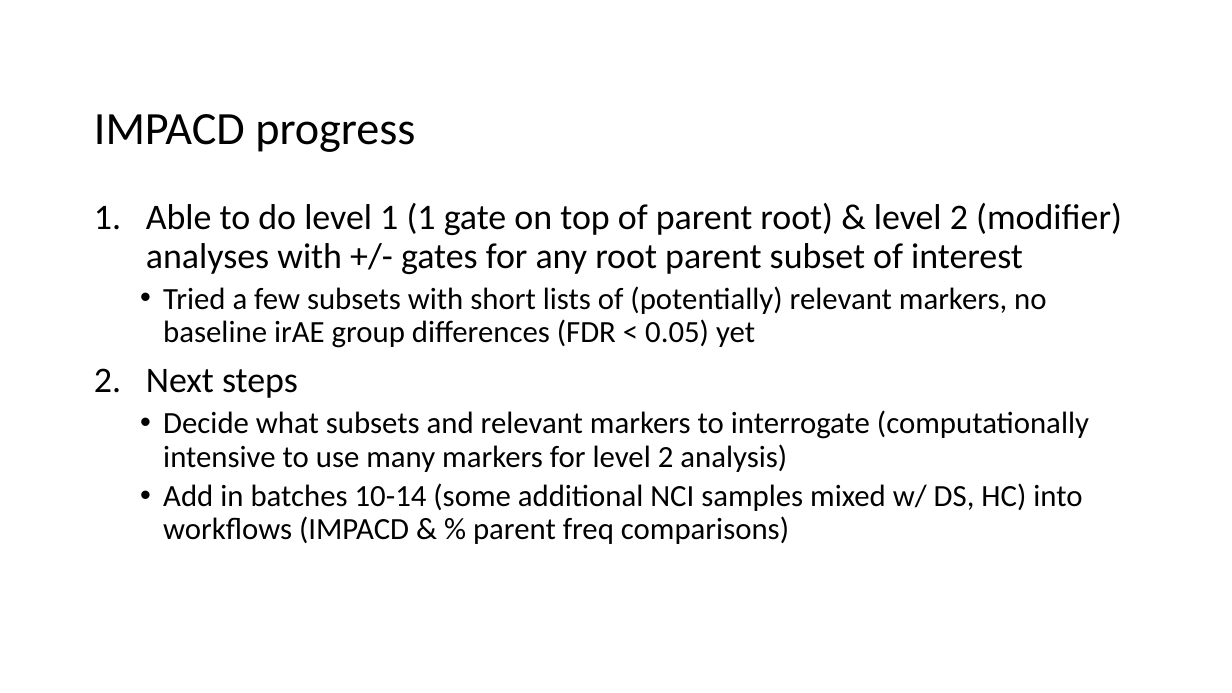
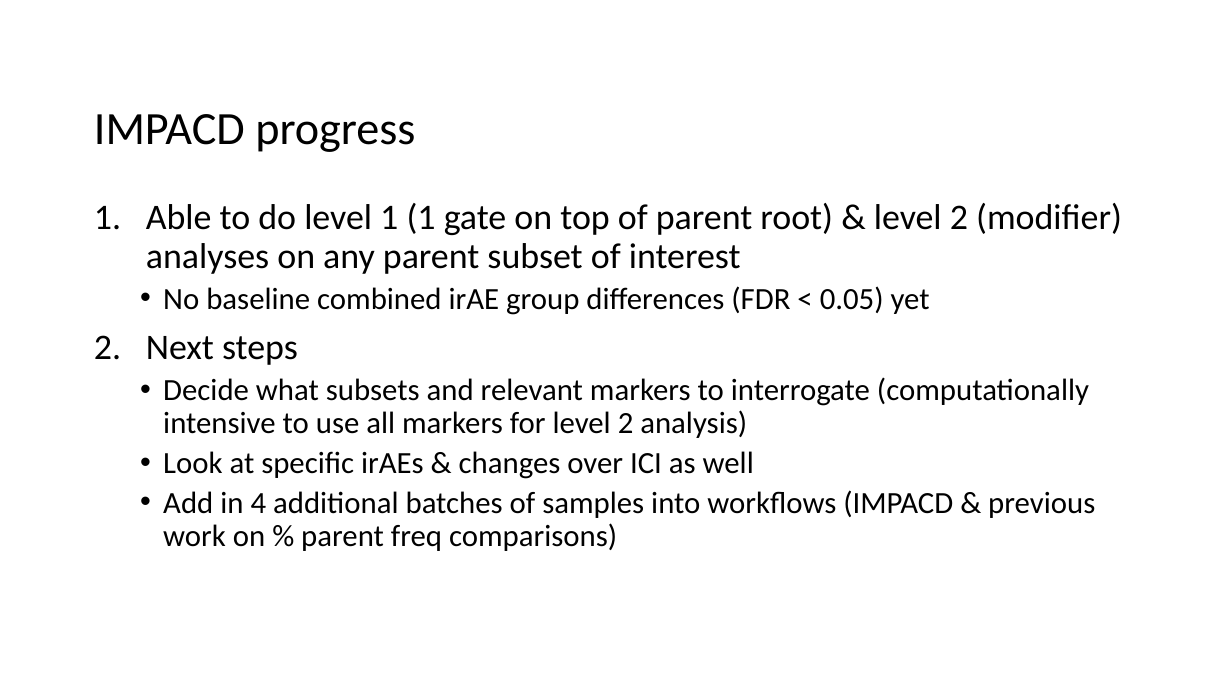
Before and after one commit to tybottorff/bottorffdocs, a slide deck: slide 3 of presentations/weekly_meetings/2025_1_30.pptx (slide 6 before the commit). Drawn at 1232x693 pixels with LibreOffice and Linux fonts; fonts in the diff are those of the drawing. Boxes give left, top, right and bottom in pixels: in the first picture for what was removed or moved away, otherwise in the second. Text is boxed around its words. In the diff, an @@ line names an element or a change of style, - is before the commit and + after.

Commit message:
UPdate slides

```diff
--- a/presentations/weekly_meetings/2025_1_30.pptx
+++ b/presentations/weekly_meetings/2025_1_30.pptx
@@ text at (146,203,1122,315): text changed @@
-1. Able to do level 1 (1 gate on top of parent root) & level 2 (modifier) analyses with +/- gates for any root parent subset of interest
-  • Tried a few subsets with short lists of (potentially) relevant markers, no baseline irAE group differences (FDR < 0.05) yet
+1. Able to do level 1 (1 gate on top of parent root) & level 2 (modifier) analyses on any parent subset of interest
+  • No baseline combined irAE group differences (FDR < 0.05) yet
@@ text at (163,377,1095,551): text changed @@
-  • Decide what subsets and relevant markers to interrogate (computationally intensive to use many markers for level 2 analysis)
-  • Add in batches 10-14 (some additional NCI samples mixed w/ DS, HC) into workflows (IMPACD & % parent freq comparisons)
+  • Decide what subsets and relevant markers to interrogate (computationally intensive to use all markers for level 2 analysis)
+  • Look at specific irAEs & changes over ICI as well
+  • Add in 4 additional batches of samples into workflows (IMPACD & previous work on % parent freq comparisons)
```
Also in this commit, not shown: 2 other slides changed.
